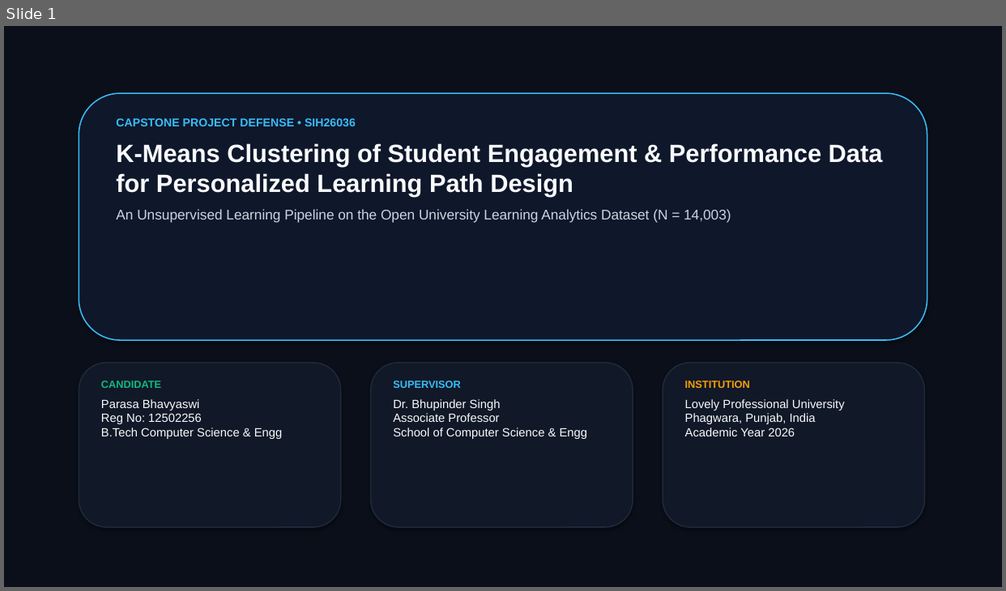
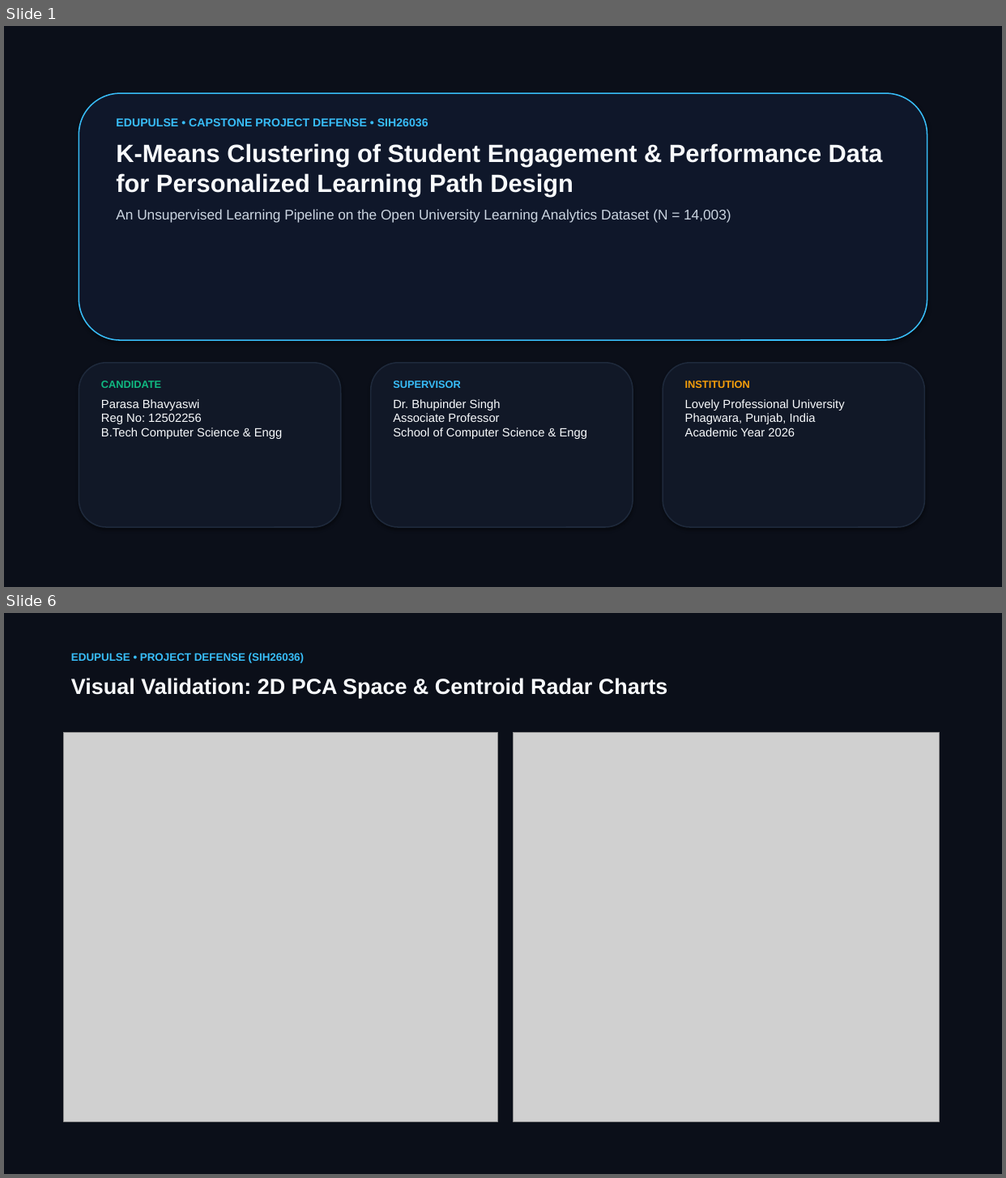
Before and after one commit to parasabhavyaswi/student-engagement-performance-clustering, a slide deck: EduCluster_ML_Presentation.pptx. Shown one above the other, each under a label of ours: slide 1 before the commit, slides 1 and 6 after it; the slides between them are not shown. The pictures are 1006x591 and 1006x1178 pixels, drawn with LibreOffice and Linux fonts; fonts in the diff are those of the drawing; grey boxes stand for pictures. Boxes give left, top, right and bottom in pixels: in the first picture for what was removed or moved away, otherwise in the second. Text is boxed around its words. In the diff, an @@ line names an element or a change of style, - is before the commit and + after.

Commit message:
feat(edupulse): finalize EduPulse rebranding, pipeline verification, IEEE research paper (docx & pdf), and deck

```diff
--- a/EduCluster_ML_Presentation.pptx
+++ b/EduCluster_ML_Presentation.pptx
@@ slide 6 added at [4, 613, 1002, 1174], background #FFFFFF @@
@@ rectangle added at [4, 613, 1002, 1174], fill #0B0F19 @@
@@ text added at [71, 653, 304, 663], 10.5 pt, text #38BDF8, bold @@
+EDUPULSE • PROJECT DEFENSE (SIH26036)
@@ text added at [71, 678, 667, 698], 21 pt, text #F8FAFC, bold @@
+Visual Validation: 2D PCA Space & Centroid Radar Charts
@@ picture added at [64, 733, 498, 1122] @@
@@ picture added at [513, 733, 940, 1122] @@
@@ slide 1 changed as well @@
@@ text at [116, 118, 428, 126]: text changed @@
-CAPSTONE PROJECT DEFENSE • SIH26036
+EDUPULSE • CAPSTONE PROJECT DEFENSE • SIH26036
```
Also in this commit, not shown: 4 other slides changed, 4 other slides added, 5 slides removed, 20 other files.
